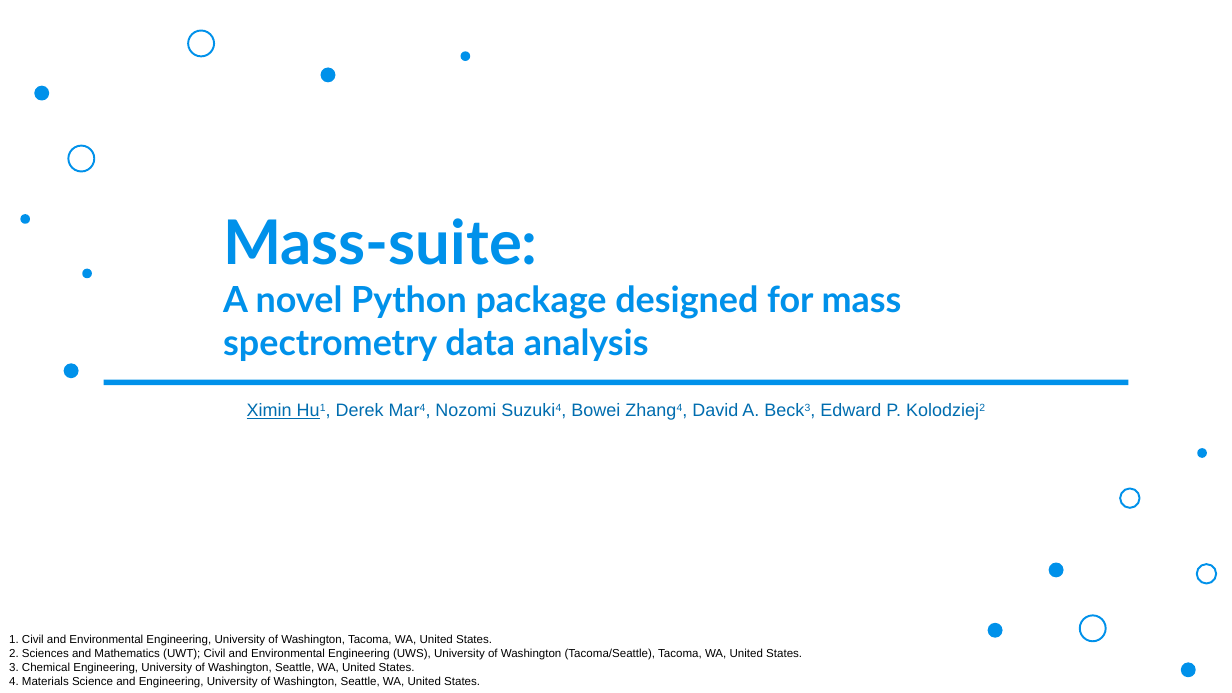
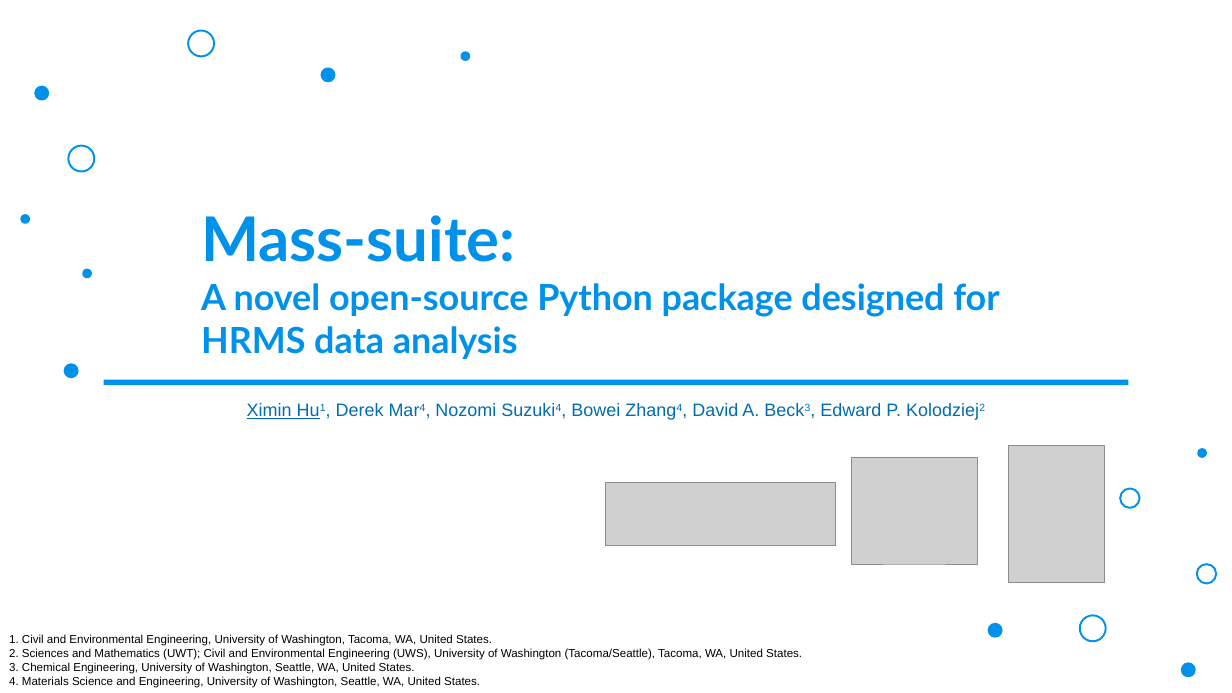
Before and after one commit to XiminHu/mass-suite, a slide deck: slide 1 of doc/20210326 ACS presentation.pptx. Drawn at 1232x693 pixels with LibreOffice and Linux fonts; fonts in the diff are those of the drawing; grey boxes stand for pictures; background and template pictures are left out. Boxes give left, top, right and bottom in pixels: in the first picture for what was removed or moved away, otherwise in the second. Text is boxed around its words. In the diff, an @@ line names an element or a change of style, - is before the commit and + after.

```diff
--- a/doc/20210326 ACS presentation.pptx
+++ b/doc/20210326 ACS presentation.pptx
@@ title at <box>201,215,999,359</box>: text changed @@
-Mass-suite:
-A novel Python package designed for mass spectrometry data analysis
+Mass-suite:
+A novel open-source Python package designed for HRMS data analysis
@@ picture added at <box>1009,446,1105,582</box> @@
@@ picture added at <box>851,457,978,565</box> @@
@@ picture added at <box>605,482,836,545</box> @@
@@ ellipse removed at <box>1050,564,1063,577</box> @@
```
Also in this commit, not shown: 14 other slides changed, 3 slides added, 2 slides removed, 7 other files.
